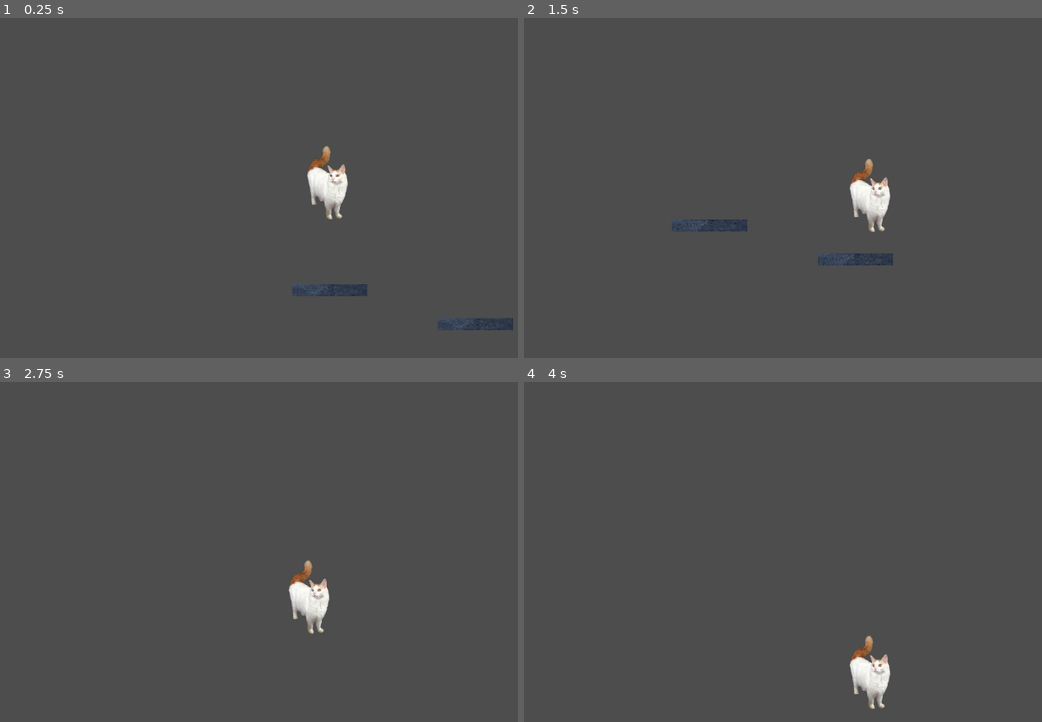
Above: before the commit, frames 1-4 (two rows, left to right).
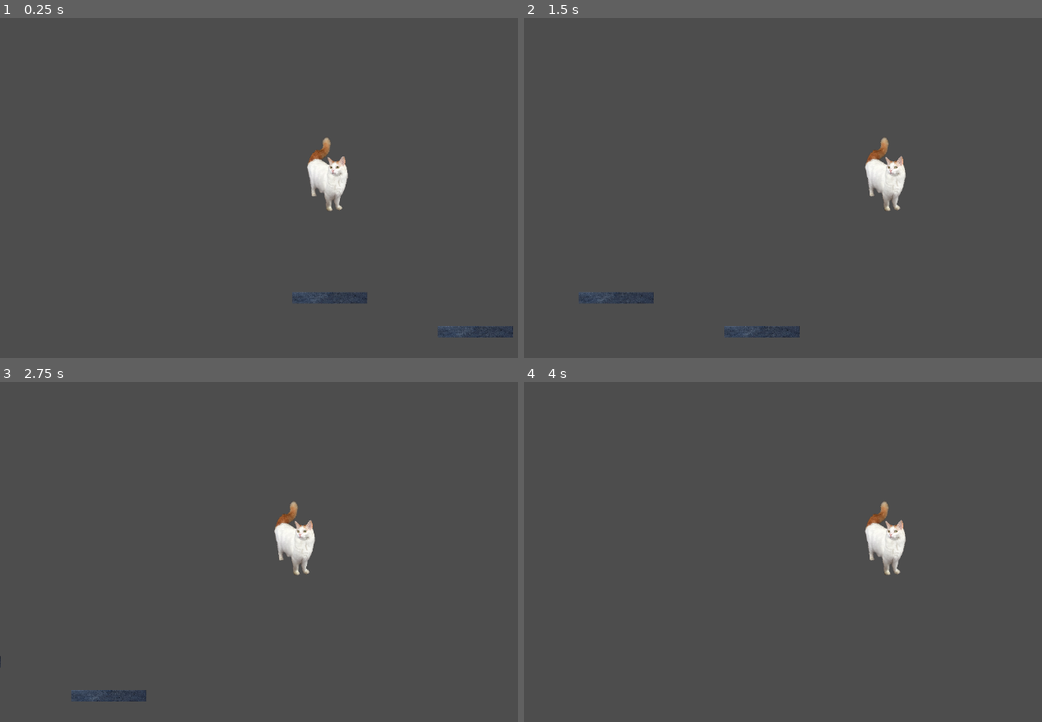
Above: after the commit, the same moments.

Repository: 24106/chef-cat
Game: Godot game, scene res://scenes/level_1.tscn
Same seed, same stepped clock (60 frames per second), same inputs: the game is played once before the commit and once after it.
Inputs:
- Up to frame 1 (0.25 s): no input
- Up to frame 2 (1.5 s): tap Enter (ui_accept) at 0.5, 0.6, 0.77, 1.07, 1.35 s; hold Right (ui_right) from 0.53 s (still down)
- Up to frame 3 (2.75 s): tap Enter (ui_accept) at 1.52, 1.82, 2.1 s; release Right (ui_right) at 2.03 s; hold Left (ui_left) from 2.03 s (still down)
- Up to frame 4 (4 s): release Left (ui_left) at 2.78 s; hold Right (ui_right) from 2.78 s (still down); tap Enter (ui_accept) at 2.85, 3.02, 3.32, 3.6, 3.77 s

The runs differ from the first frame. In frame 1, 1.7% of the frame differs, in the area x 56-100%, y 35-94%; in frame 2, 2.8%, in the area x 10-74%, y 35-94%; in frame 3, 2.2%; in frame 4, 1.9%.

Commit message:
player movement (with acceleration and friction)

Diff:
--- a/scripts/player.gd
+++ b/scripts/player.gd
@@ -1,25 +1,36 @@
 extends CharacterBody2D
 
+const speed = 550
+const jump_power = -2000
 
-const SPEED = 300.0
-const JUMP_VELOCITY = -400.0
+const acceleration = 50
+const friction = 70
 
+const gravity = 120
 
 func _physics_process(delta: float) -> void:
-	# Add the gravity.
-	if not is_on_floor():
-		velocity += get_gravity() * delta
+	var input_direction: Vector2 = input()
 
-	# Handle jump.
-	if Input.is_action_just_pressed("ui_accept") and is_on_floor():
-		velocity.y = JUMP_VELOCITY
+	if input_direction != Vector2.ZERO:
+		accelerate(input_direction)
+		#play movement animation
+	else:
+		add_friction()
+		#play idle animation
+	player_movement()
 
-	# Get the input direction and handle the movement/deceleration.
-	# As good practice, you should replace UI actions with custom gameplay actions.
-	var direction := Input.get_axis("ui_left", "ui_right")
-	if direction:
-		velocity.x = direction * SPEED
-	else:
-		velocity.x = move_toward(velocity.x, 0, SPEED)
+func input() -> Vector2:
+	var input_direction = Vector2.ZERO
 
+	input_direction.x = Input.get_axis("ui_left", "ui_right")
+	input_direction = input_direction.normalized()
+	return input_direction
+
+func accelerate(direction):
+	velocity = velocity.move_toward(speed * direction, acceleration)
+
+func add_friction():
+	velocity = velocity.move_toward(Vector2.ZERO, friction)
+
+func player_movement():
 	move_and_slide()
